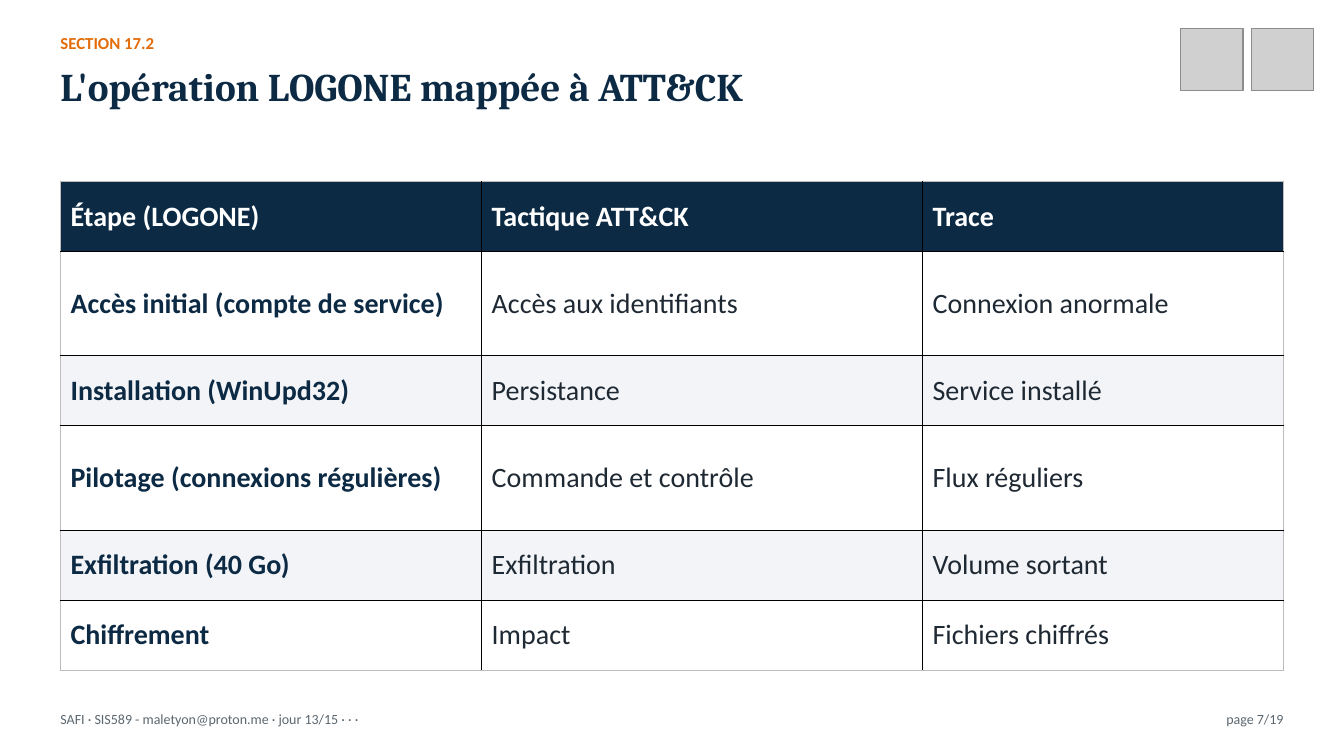
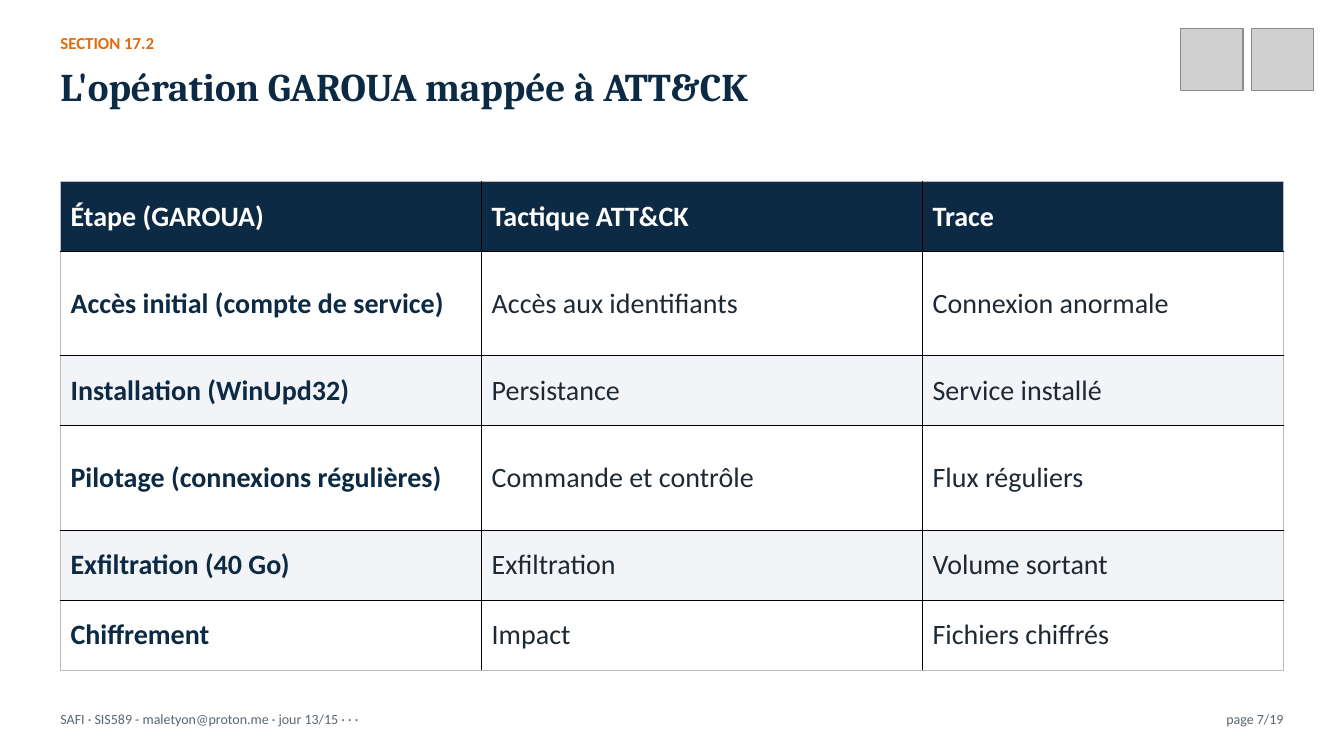
Before and after one commit to MaletYon/cours-safi, a slide deck: slide 7 of Présentation/SAFI_J13.pptx. Drawn at 1344x756 pixels with LibreOffice and Linux fonts; fonts in the diff are those of the drawing; grey boxes stand for pictures. Boxes give left, top, right and bottom in pixels: in the first picture for what was removed or moved away, otherwise in the second. Text is boxed around its words. In the diff, an @@ line names an element or a change of style, - is before the commit and + after.

Commit message:
Cohérence des cas pratiques : noms, opérations et chronologies harmonisés avec les autres cours (livre, fiches, présentations, NDAP SUKULU)

```diff
--- a/Présentation/SAFI_J13.pptx
+++ b/Présentation/SAFI_J13.pptx
@@ text at bbox=[60, 73, 748, 110]: text changed @@
-L'opération LOGONE mappée à ATT&CK
+L'opération GAROUA mappée à ATT&CK
@@ table at bbox=[60, 181, 1284, 670] @@
-row 1, column 1: Étape (LOGONE)
+row 1, column 1: Étape (GAROUA)
```
Also in this commit, not shown: 42 other files.
